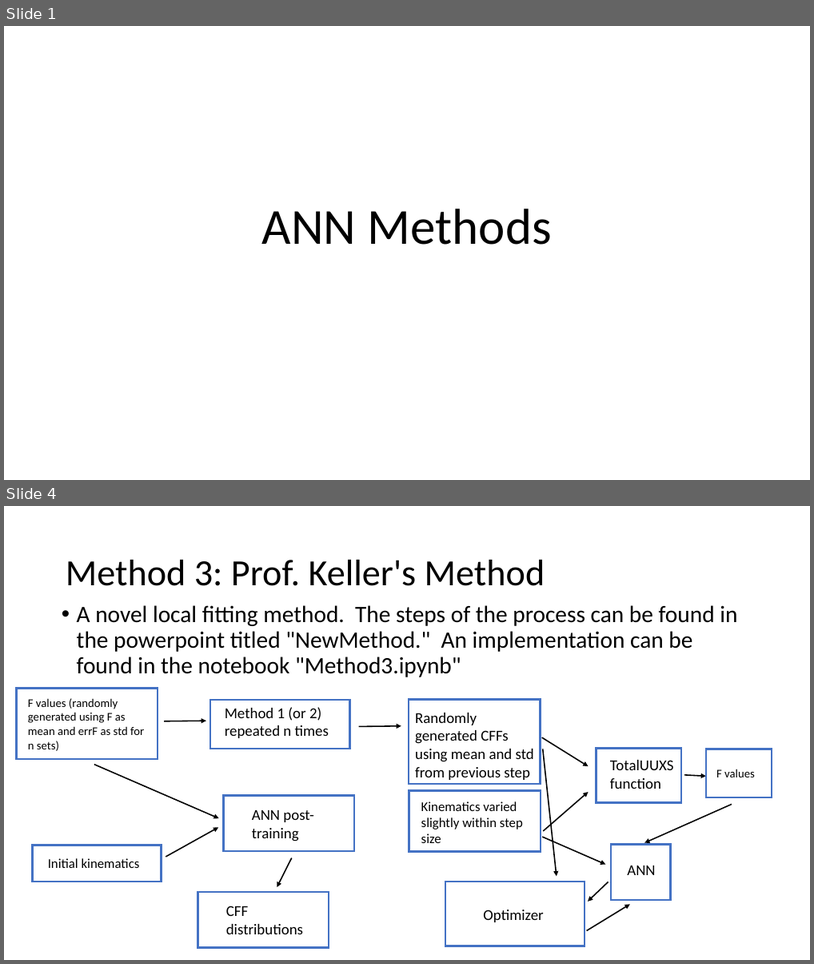
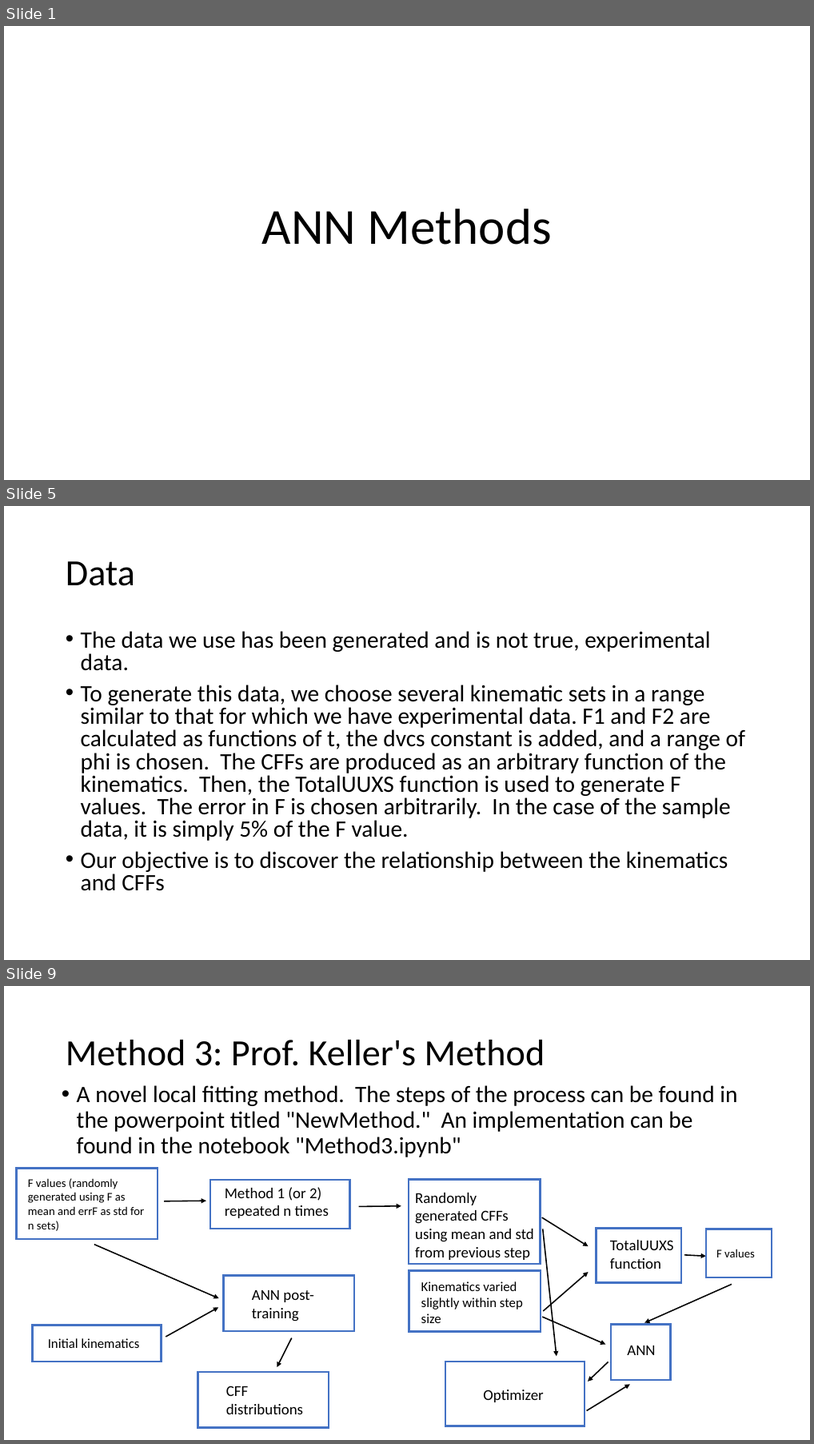
Before and after one commit to extraction-tools/ANN, a slide deck: Nick/ANNMethods.pptx. Shown one above the other, each under a label of ours: slides 1 and 4 before the commit, slides 1, 5 and 9 after it; the slides between them are not shown. The pictures are 814x964 and 814x1444 pixels, drawn with LibreOffice and Linux fonts; fonts in the diff are those of the drawing. Boxes give left, top, right and bottom in pixels: in the first picture for what was removed or moved away, otherwise in the second. Text is boxed around its words. In the diff, an @@ line names an element or a change of style, - is before the commit and + after.

Commit message:
New Function and updated ppt

```diff
--- a/Nick/ANNMethods.pptx
+++ b/Nick/ANNMethods.pptx
@@ slide 5 added at (x1=4, y1=506, x2=810, y2=960), background #FFFFFF @@
@@ title added at (x1=66, y1=561, x2=135, y2=586), 44 pt, text #000000 @@
+Data
@@ text added at (x1=81, y1=631, x2=746, y2=891), 28 pt, text #000000 @@
+• The data we use has been generated and is not true, experimental data.
+• To generate this data, we choose several kinematic sets in a range similar to that for which we have experimental data. F1 and F2 are calculated as functions of t, the dvcs constant is added, and a range of phi is chosen. The CFFs are produced as an arbitrary function of the kinematics. Then, the TotalUUXS function is used to generate F values. The error in F is chosen arbitrarily. In the case of the sample data, it is simply 5% of the F value.
+• Our objective is to discover the relationship between the kinematics and CFFs
@@ what was slide 4 is now slide 9 @@
```
Also in this commit, not shown: 1 slide changed, 4 other slides added, 7 other files.
